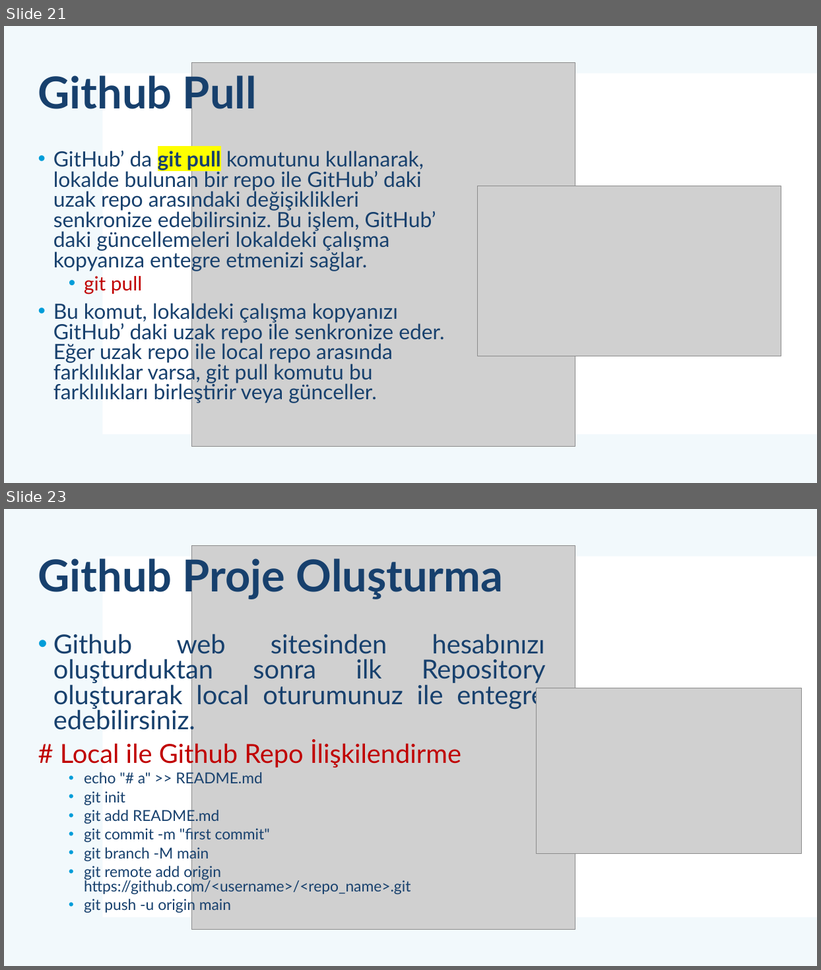
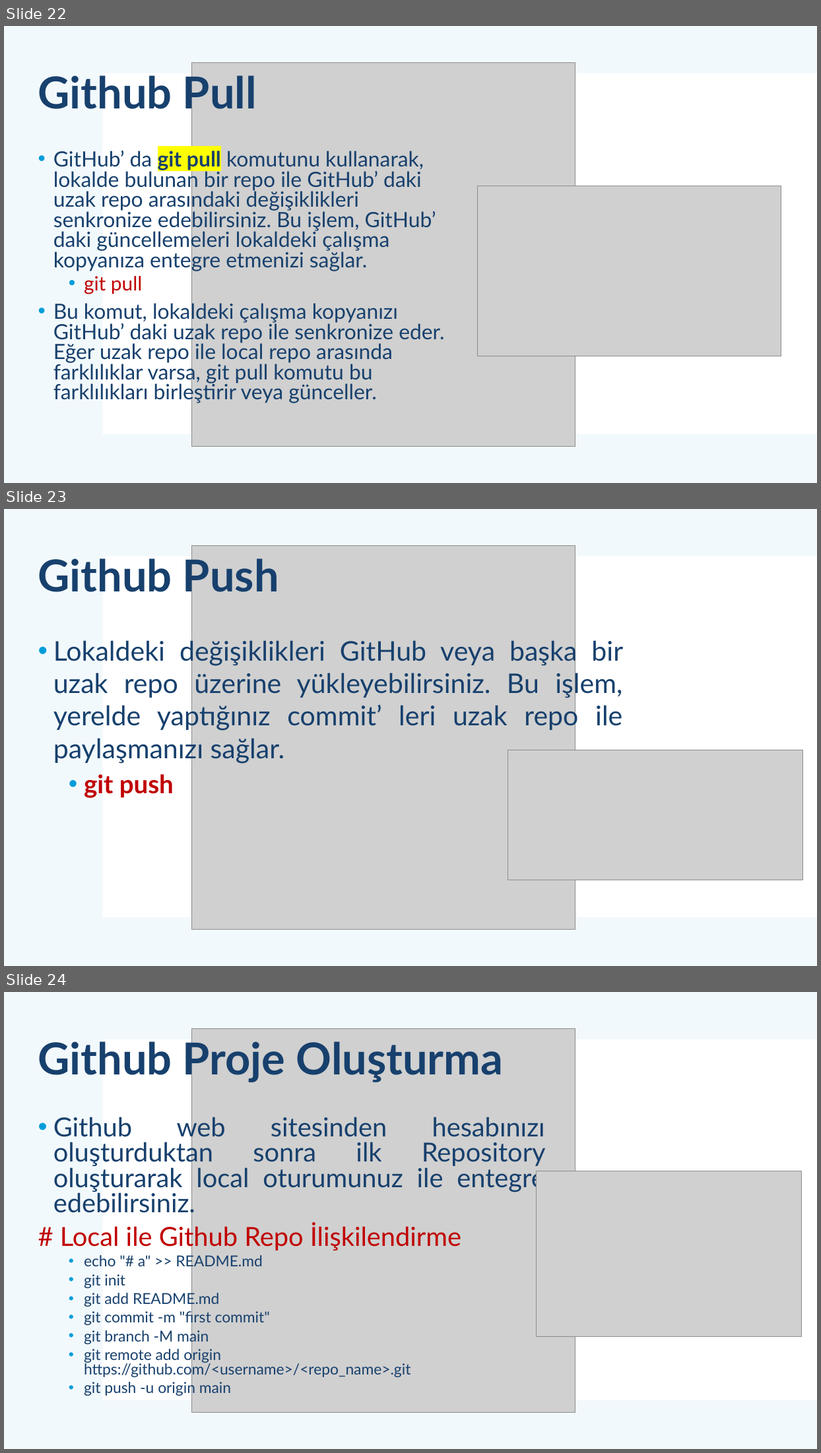
Before and after one commit to mehmetsungur/GitGithub, a slide deck: GitGithub.pptx. Shown one above the other, each under a label of ours: slides 21 and 23 before the commit, slides 22, 23 and 24 after it; the slides between them are not shown. The pictures are 821x970 and 821x1453 pixels, drawn with LibreOffice and Linux fonts; fonts in the diff are those of the drawing; grey boxes stand for pictures. Boxes give left, top, right and bottom in pixels: in the first picture for what was removed or moved away, otherwise in the second. Text is boxed around its words. In the diff, an @@ line names an element or a change of style, - is before the commit and + after.

```diff
--- a/GitGithub.pptx
+++ b/GitGithub.pptx
@@ slide 23 added at (x1=4, y1=509, x2=817, y2=966), background #FFFFFF; not listed: 2 template elements that a slide beside it also shows @@
@@ picture added at (x1=192, y1=545, x2=576, y2=929) @@
@@ title added at (x1=38, y1=554, x2=279, y2=600), 52 pt, text #17406D, bold @@
+Github Push
@@ text added at (x1=54, y1=637, x2=623, y2=798), 32 pt, text #17406D @@
+• Lokaldeki değişiklikleri GitHub veya başka bir uzak repo üzerine yükleyebilirsiniz. Bu işlem, yerelde yaptığınız commit’ leri uzak repo ile paylaşmanızı sağlar.
+  • git push
@@ picture added at (x1=508, y1=750, x2=803, y2=881) @@
@@ what was slide 21 is now slide 22 @@
@@ what was slide 23 is now slide 24 @@
```
Also in this commit, not shown: 1 slide changed, 3 other slides added, 3 slides removed, 1 other file.
